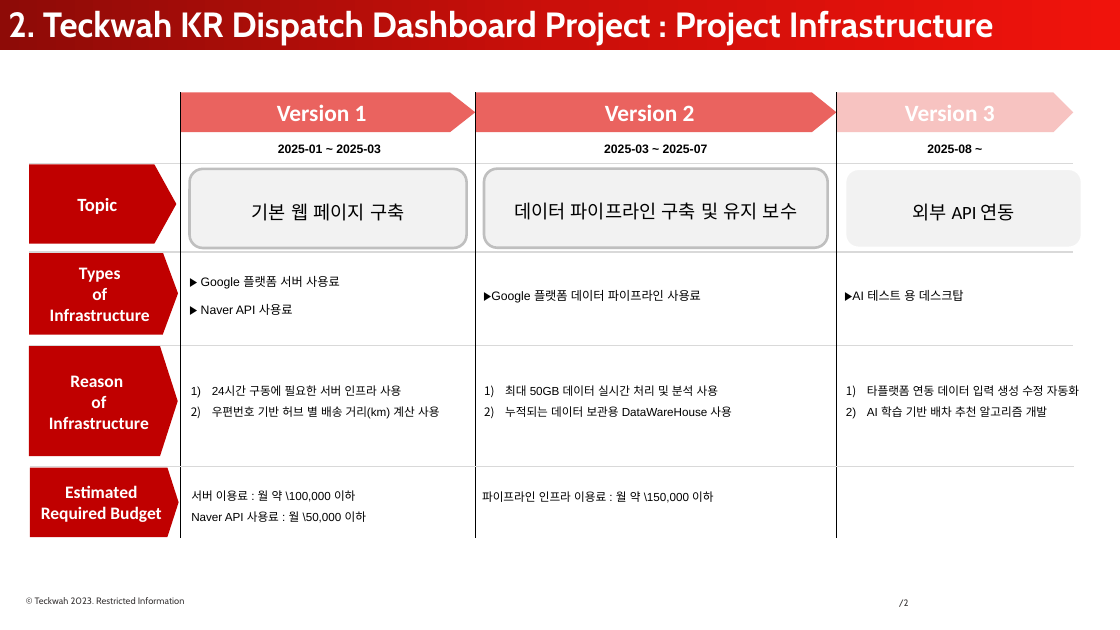
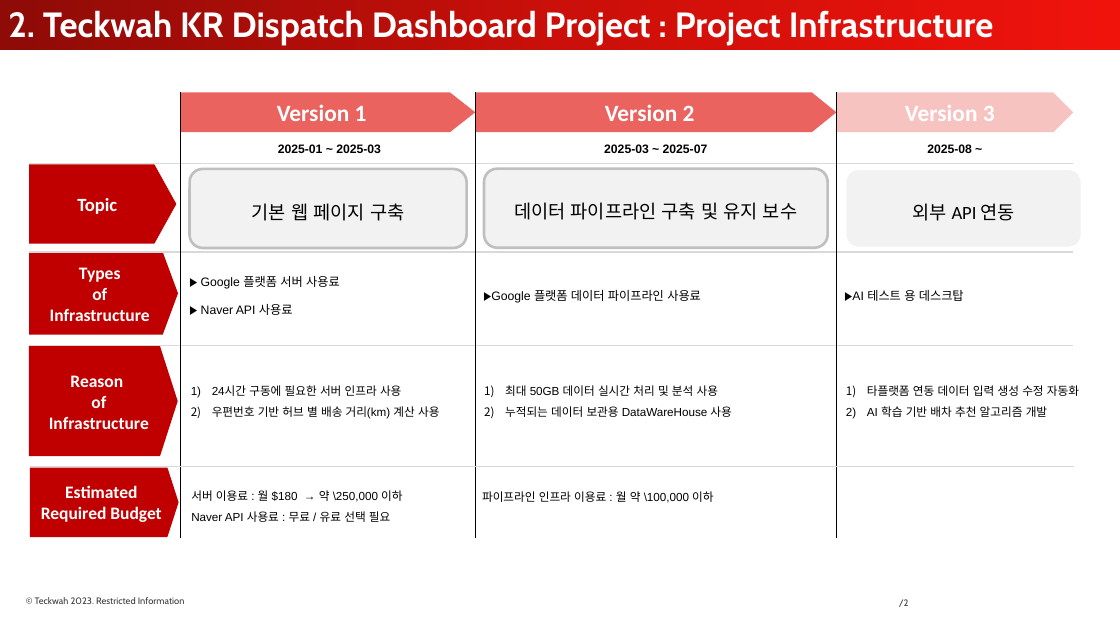
Before and after one commit to ppark-jjong/TWLKR-TMS, a slide deck: slide 2 of doc/TWLKR Dispatch Dashboard Project - 복사본.pptx. Drawn at 1120x630 pixels with LibreOffice and Linux fonts; fonts in the diff are those of the drawing; background and template pictures are left out. Boxes give left, top, right and bottom in pixels: in the first picture for what was removed or moved away, otherwise in the second. Text is boxed around its words. In the diff, an @@ line names an element or a change of style, - is before the commit and + after.

```diff
--- a/doc/TWLKR Dispatch Dashboard Project - 복사본.pptx
+++ b/doc/TWLKR Dispatch Dashboard Project - 복사본.pptx
@@ text at (x1=191, y1=490, x2=402, y2=522): text changed @@
-서버 이용료 : 월 약 \100,000 이하
-Naver API 사용료 : 월 \50,000 이하
+서버 이용료 : 월 $180 → 약 \250,000 이하
+Naver API 사용료 : 무료 / 유료 선택 필요
@@ text at (x1=482, y1=491, x2=713, y2=503): text changed @@
-파이프라인 인프라 이용료 : 월 약 \150,000 이하
+파이프라인 인프라 이용료 : 월 약 \100,000 이하
```
Also in this commit, not shown: 2 other files.
